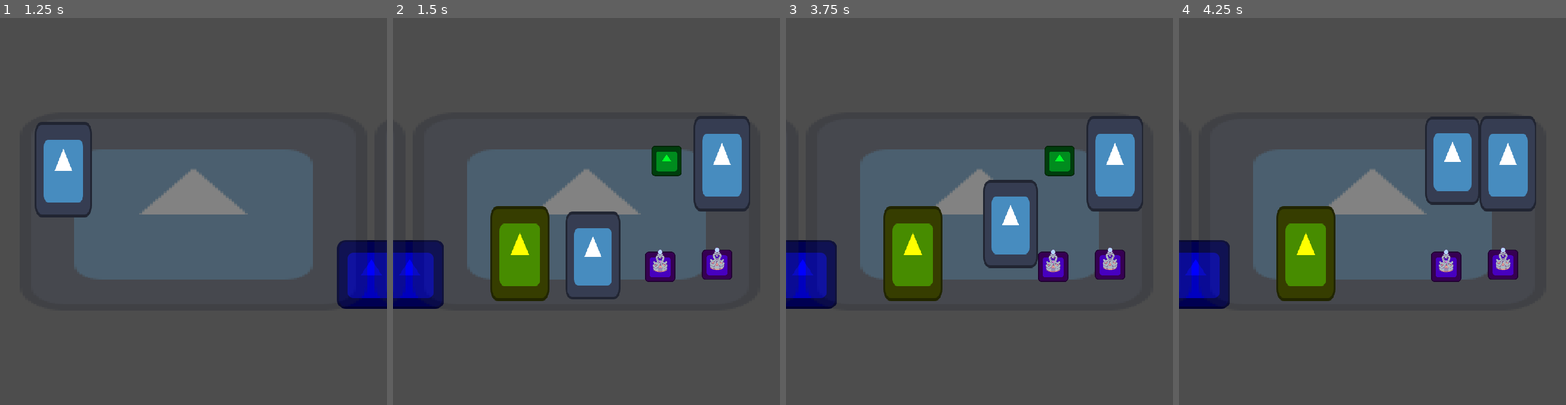
Above: before the commit, frames 1-4 (left to right).
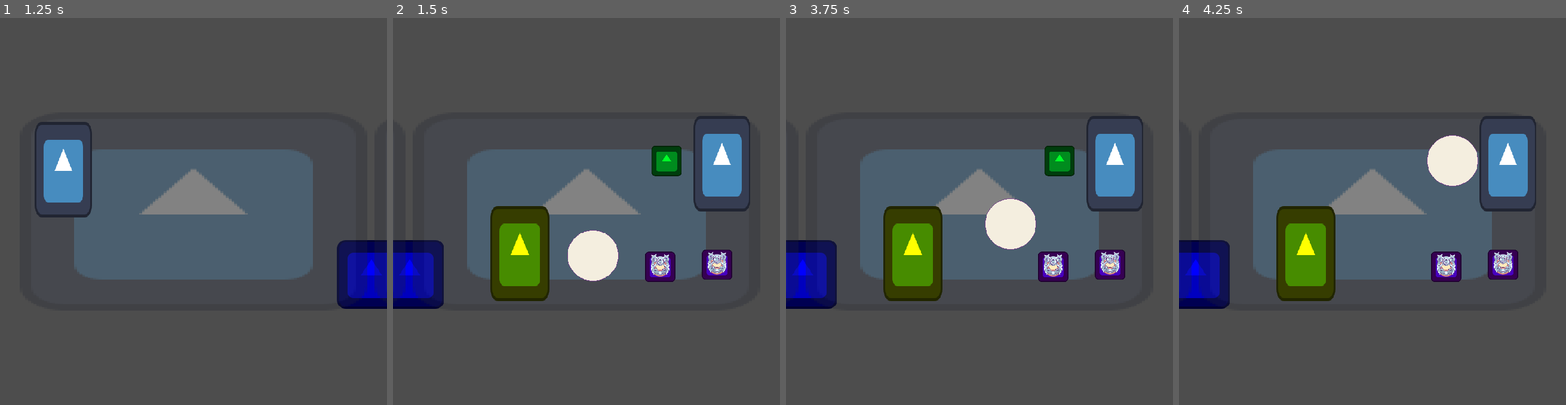
Above: after the commit, the same moments.

Repository: luankaike-code/felpo-jam-2026
Game: Godot game, scene res://scenes/screens/root_game.tscn
Same seed, same stepped clock (60 frames per second), same inputs: the game is played once before the commit and once after it. The engine's default icon, where the game draws it, is replaced by a stand-in: a white triangle on a blue panel in a dark square.
Inputs (mouse positions are in pixels of both pictures, inside the frame that each line leads up to):
- Up to frame 1 (1.25 s): click (58, 203) at 0.52 s
- Up to frame 2 (1.5 s): tap Enter (ui_accept) at 1.25 s; move the mouse to (671, 192) at 1.27 s; hold Right (ui_right) from 1.28 s (still down); click (671, 192) at 1.42 s
- Up to frame 3 (3.75 s): tap Enter (ui_accept) at 1.52, 2.75, 3.5 s; release Right (ui_right) at 2 s; drag from (902, 230) to (1157, 273) at 2.02 s; move the mouse to (1018, 126) at 2.77 s; hold Right (ui_right) 2.78-3.5 s; drag from (987, 254) to (1060, 161) at 3.52 s
- Up to frame 4 (4.25 s): no input

Frame 1 is identical in both runs. In frame 2, 3.2% of the frame differs, in the area x 44-87%, y 50-73%; in frame 3, 3.7%, in the area x 50-87%, y 41-67%; in frame 4, 3.0%.

Commit message:
Update sprites

Diff:
--- a/felpojam-2026-game-code/scenes/entitys/paper.tscn
+++ b/felpojam-2026-game-code/scenes/entitys/paper.tscn
@@ -1,10 +1,10 @@
 [gd_scene format=3 uid="uid://dn0xy2d56orj6"]
 
 [ext_resource type="Script" uid="uid://cfp54i0lipwwp" path="res://scripts/entitys/paper/paper.gd" id="1_memgj"]
-[ext_resource type="Texture2D" uid="uid://n85kss5ltq1u" path="res://icon.svg" id="2_n4o0a"]
+[ext_resource type="Texture2D" uid="uid://di80gb0d2s6mt" path="res://assets/images/paper.png" id="2_n4o0a"]
 
-[sub_resource type="RectangleShape2D" id="RectangleShape2D_n4o0a"]
-size = Vector2(86, 144)
+[sub_resource type="CircleShape2D" id="CircleShape2D_yj7eo"]
+radius = 30.0
 
 [node name="Paper" type="Area2D" unique_id=449771312]
 z_index = 500
@@ -12,8 +12,7 @@
 
 [node name="Icon" type="Sprite2D" parent="." unique_id=220479855]
 z_index = -400
-scale = Vector2(0.796875, 1.2778417)
 texture = ExtResource("2_n4o0a")
 
 [node name="CollisionShape2D" type="CollisionShape2D" parent="." unique_id=1041061041]
-shape = SubResource("RectangleShape2D_n4o0a")
+shape = SubResource("CircleShape2D_yj7eo")
--- a/felpojam-2026-game-code/scenes/entitys/stamp.tscn
+++ b/felpojam-2026-game-code/scenes/entitys/stamp.tscn
@@ -15,7 +15,7 @@
 metadata/_custom_type_script = "uid://cofhru7hxcyx6"
 
 [node name="Sprite" type="Sprite2D" parent="." unique_id=251825953]
-position = Vector2(0, -11)
+position = Vector2(0, -3)
 scale = Vector2(0.5, 0.5)
 texture = ExtResource("2_0v15b")
 
Binary file added: felpojam-2026-game-code/assets/images/paper.png
Not shown, added: felpojam-2026-game-code/assets/images/paper.png.import
Binary file changed: felpojam-2026-game-code/assets/images/stamp.png
